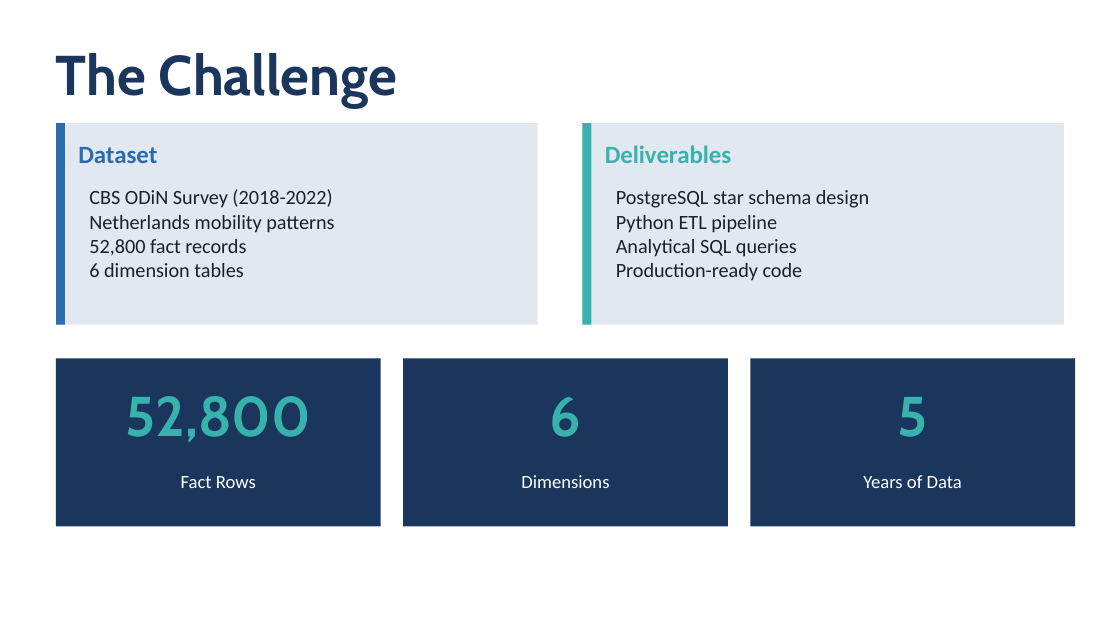
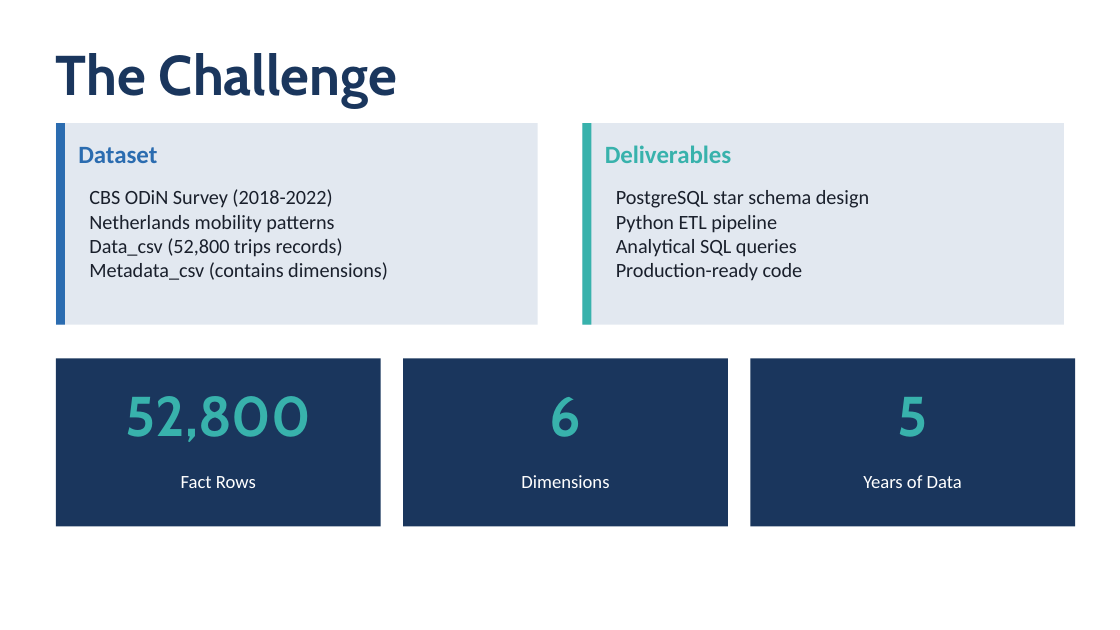
Before and after one commit to bergamobobson/revo-dataengineering-challenge, a slide deck: slide 3 of odin_full_presentation.pptx. Drawn at 1120x630 pixels with LibreOffice and Linux fonts; fonts in the diff are those of the drawing. Boxes give left, top, right and bottom in pixels: in the first picture for what was removed or moved away, otherwise in the second. Text is boxed around its words. In the diff, an @@ line names an element or a change of style, - is before the commit and + after.

```diff
--- a/odin_full_presentation.pptx
+++ b/odin_full_presentation.pptx
@@ text at [89, 238, 388, 280]: text changed @@
-52,800 fact records
-6 dimension tables
+Data_csv (52,800 trips records)
+Metadata_csv (contains dimensions)
```
Also in this commit, not shown: 6 other slides changed, 1 slide removed, 1 other file.
